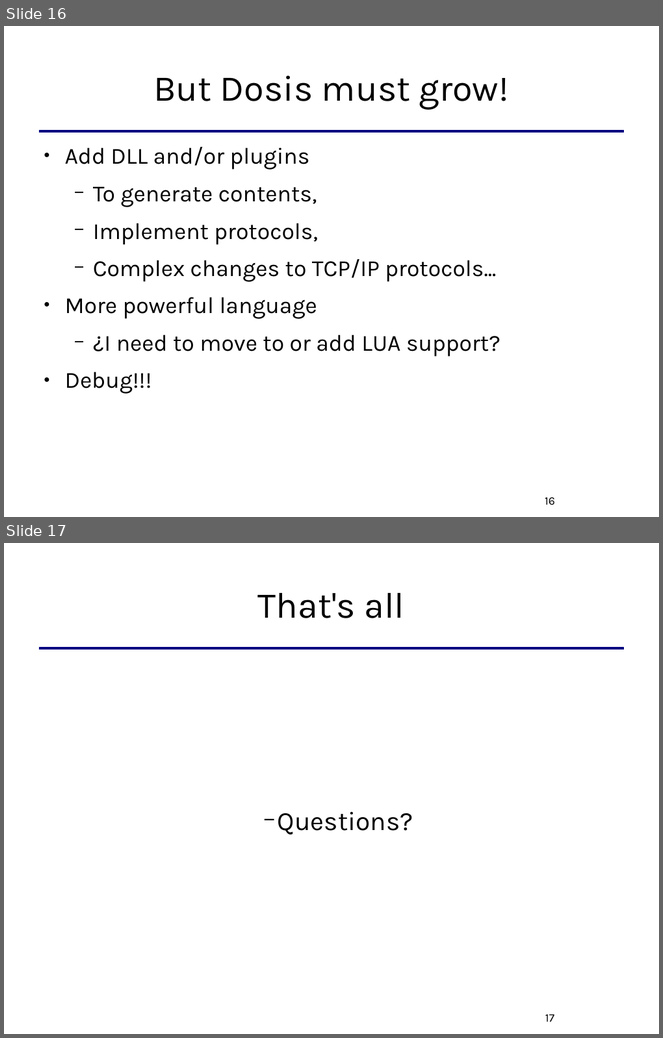
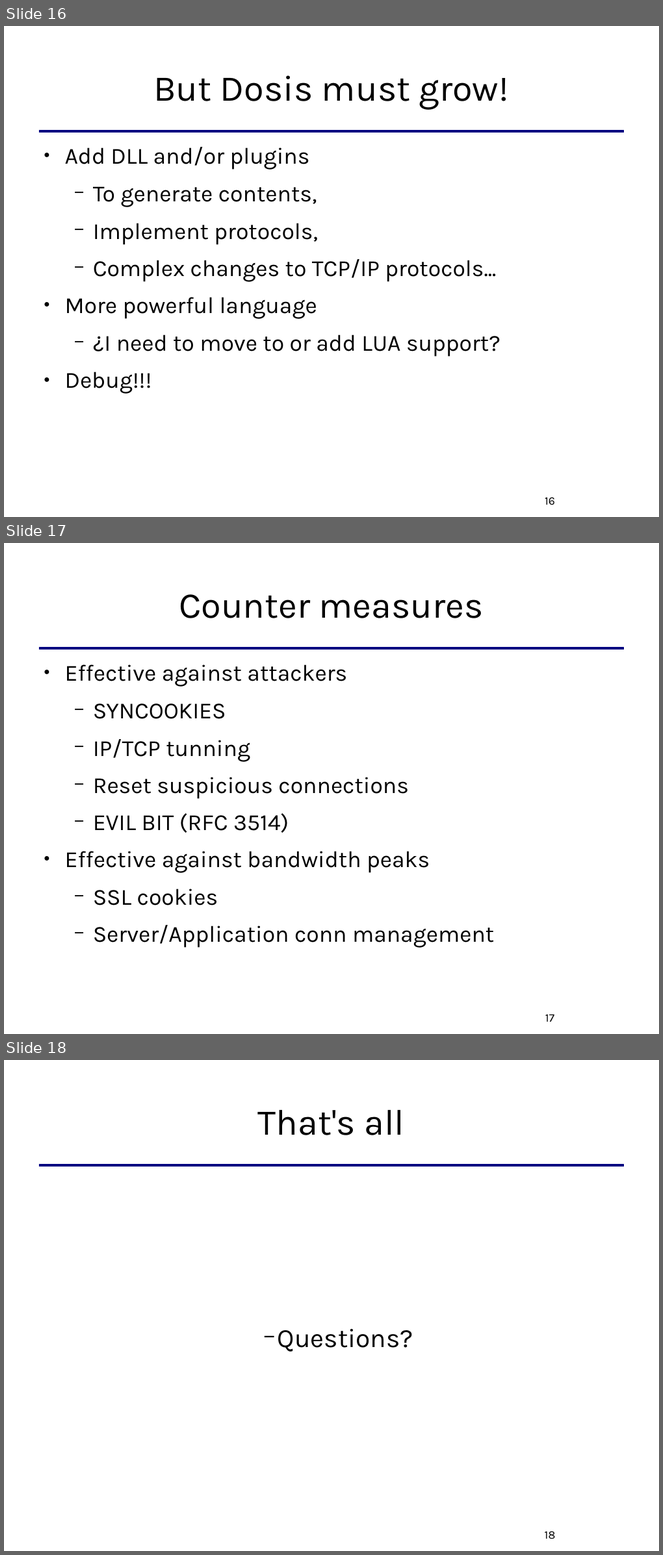
Before and after one commit to killabytenow/dosis, a slide deck: doc/Dosis-SCG-2009.odp. Shown one above the other, each under a label of ours: slides 16 and 17 before the commit, slides 16, 17 and 18 after it. The pictures are 663x1038 and 663x1555 pixels, drawn with LibreOffice and Linux fonts; fonts in the diff are those of the drawing. Boxes give left, top, right and bottom in pixels: in the first picture for what was removed or moved away, otherwise in the second. Text is boxed around its words. In the diff, an @@ line names an element or a change of style, - is before the commit and + after.

```diff
--- a/doc/Dosis-SCG-2009.odp
+++ b/doc/Dosis-SCG-2009.odp
@@ slide 17 added at [4,543,659,1034], background #FFFFFF; not listed: 1 template element that a slide beside it also shows @@
@@ title added at [179,594,484,618], 44 pt, text #000000 @@
+Counter measures
@@ text added at [65,665,494,948], 28 pt, text #000000 @@
+● Effective against attackers
+  − SYNCOOKIES
+  − IP/TCP tunning
+  − Reset suspicious connections
+  − EVIL BIT (RFC 3514)
+● Effective against bandwidth peaks
+  − SSL cookies
+  − Server/Application conn management
@@ page number added at [545,1014,555,1022], 14 pt, text #000000 @@
+17
@@ what was slide 17 is now slide 18 @@
@@ page number at [545,1531,556,1539]: text changed @@
-17
+18
```
Also in this commit, not shown: 1 other file.
